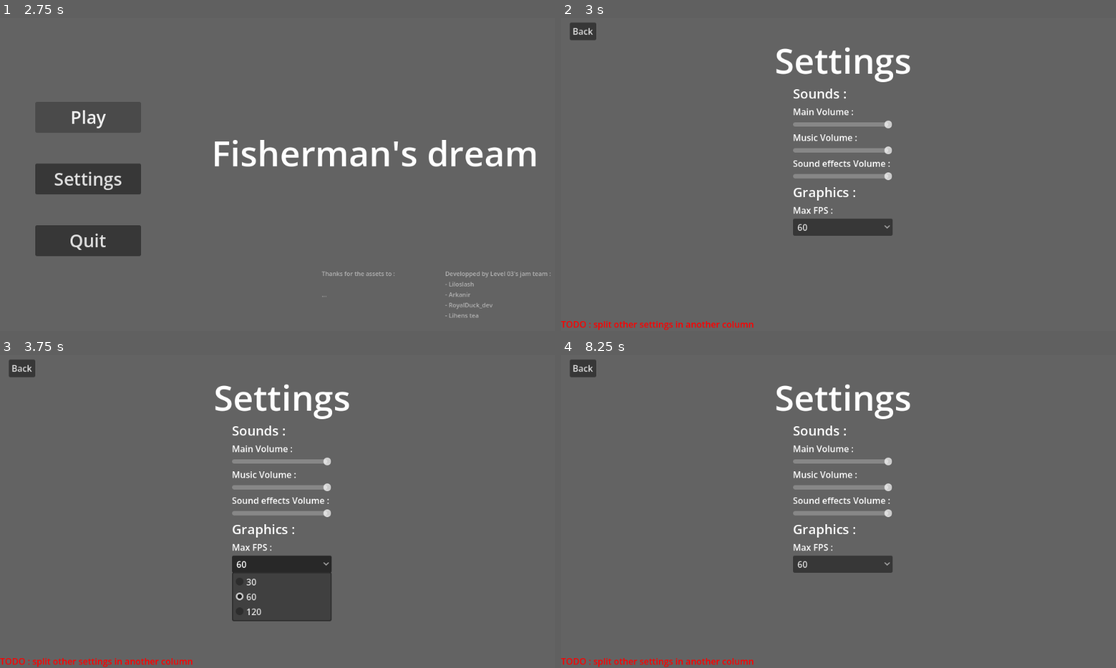
Above: before the commit, frames 1-4 (two rows, left to right).
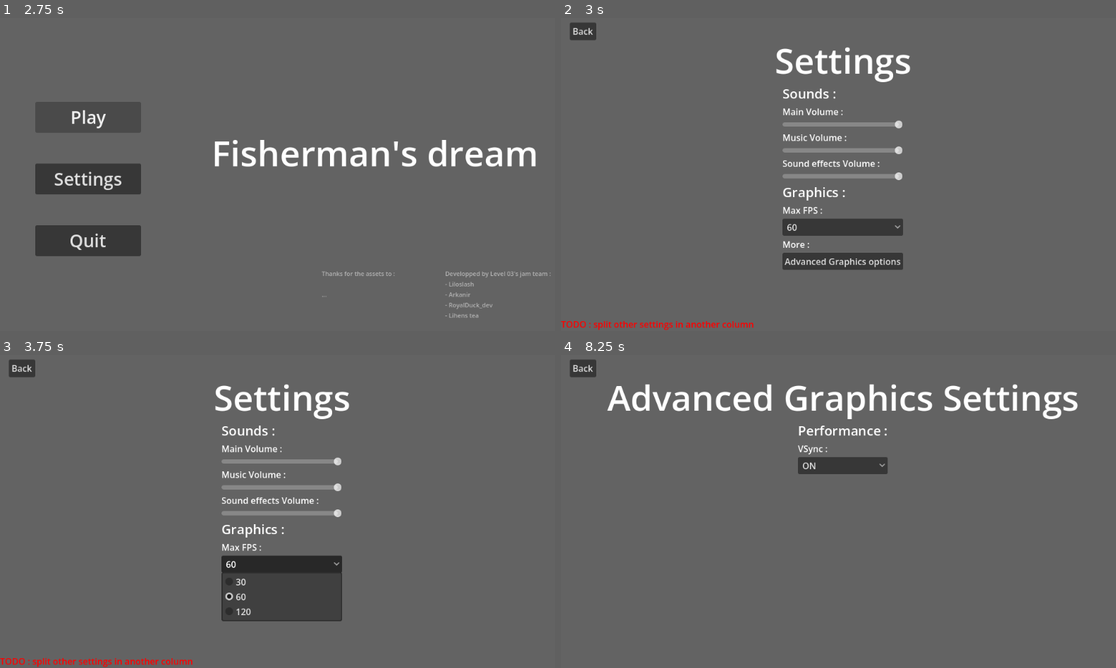
Above: after the commit, the same moments.

Repository: Royal-Duck/Fisherman-s-dream
Game: Godot game, scene res://scenes/UI/main_menu.tscn
The game is run twice, just before and just after one commit, with the same random seed, the same clock (stepped at 60 frames per second) and the same inputs.
Inputs (mouse positions are in pixels of both pictures, inside the frame that each line leads up to):
- Up to frame 1 (2.75 s): click "Play" at 0.5 s; click "Play" at 1.25 s; click "Play" at 2 s
- Up to frame 2 (3 s): click "Settings" at 2.75 s
- Up to frame 3 (3.75 s): click "60" at 3.5 s
- Up to frame 4 (8.25 s): click "Back" at 4.25 s; click "Play" at 5 s; click "Play" at 5.75 s; click "Play" at 6.5 s; click "Settings" at 7.25 s; click (844, 599) at 8 s, where only the run after the commit has a clickable "Advanced Graphics options"

Frame 1 is identical in both runs. In frame 2, 2.7% of the frame differs, in the area x 39-62%, y 22-81%; in frame 3, 2.4%; in frame 4, 6.8%, in the area x 0-94%, y 9-100%.

Commit message:
Added more graphics settings

Diff:
--- /dev/null
+++ b/scenes/UI/advanced_graphical_settings_menu.tscn
@@ -0,0 +1,85 @@
+[gd_scene format=3 uid="uid://cmfrfrojplvl2"]
+
+[ext_resource type="Script" uid="uid://nrgc32xbu0br" path="res://scripts/advanced_graphical_settings_menu.gd" id="1_cyx8e"]
+[ext_resource type="PackedScene" uid="uid://n20f0p83ggum" path="res://scenes/UI/menu_back_button.tscn" id="1_s414m"]
+
+[sub_resource type="LabelSettings" id="LabelSettings_l421m"]
+font_size = 24
+
+[sub_resource type="LabelSettings" id="LabelSettings_cyx8e"]
+font_size = 64
+
+[node name="AdvancedGraphicalSettingsMenu" type="Control" unique_id=1466711216]
+layout_mode = 3
+anchors_preset = 15
+anchor_right = 1.0
+anchor_bottom = 1.0
+grow_horizontal = 2
+grow_vertical = 2
+script = ExtResource("1_cyx8e")
+
+[node name="Background" type="ColorRect" parent="." unique_id=1966698691]
+layout_mode = 1
+anchors_preset = 15
+anchor_right = 1.0
+anchor_bottom = 1.0
+grow_horizontal = 2
+grow_vertical = 2
+color = Color(0.389287, 0.389287, 0.389287, 1)
+
+[node name="Columnus" type="HBoxContainer" parent="Background" unique_id=1202955158]
+layout_mode = 1
+anchors_preset = -1
+anchor_top = 0.222222
+anchor_right = 1.0
+anchor_bottom = 1.0
+grow_horizontal = 2
+grow_vertical = 2
+alignment = 1
+metadata/_edit_use_anchors_ = true
+
+[node name="Rows1" type="VBoxContainer" parent="Background/Columnus" unique_id=568100766]
+layout_mode = 2
+
+[node name="PerformanceCategory" type="Label" parent="Background/Columnus/Rows1" unique_id=1231469216]
+layout_mode = 2
+text = "Performance :"
+label_settings = SubResource("LabelSettings_l421m")
+
+[node name="VSyncIndication" type="Label" parent="Background/Columnus/Rows1" unique_id=880068423]
+layout_mode = 2
+text = "VSync : "
+
+[node name="VSyncSelector" type="OptionButton" parent="Background/Columnus/Rows1" unique_id=2111042854]
+layout_mode = 2
+selected = 1
+item_count = 2
+popup/item_0/text = "OFF"
+popup/item_0/id = 0
+popup/item_1/text = "ON"
+popup/item_1/id = 1
+
+[node name="MenuBackButton" parent="." unique_id=1527259494 instance=ExtResource("1_s414m")]
+layout_mode = 1
+anchor_left = 0.015625
+anchor_top = 0.0277778
+anchor_right = 0.062625
+anchor_bottom = 0.0837778
+
+[node name="Title" type="Label" parent="." unique_id=1091173013]
+layout_mode = 1
+anchors_preset = -1
+anchor_left = 0.07825005
+anchor_top = 0.069111116
+anchor_right = 0.92212504
+anchor_bottom = 0.22255601
+offset_left = -0.128052
+offset_top = 0.191998
+offset_right = -0.256042
+offset_bottom = -0.192017
+text = "Advanced Graphics Settings"
+label_settings = SubResource("LabelSettings_cyx8e")
+horizontal_alignment = 1
+metadata/_edit_use_anchors_ = true
+
+[connection signal="item_selected" from="Background/Columnus/Rows1/VSyncSelector" to="." method="_on_v_sync_selector_item_selected"]
--- a/scenes/UI/settings_menu.tscn
+++ b/scenes/UI/settings_menu.tscn
@@ -1,7 +1,8 @@
-[gd_scene load_steps=6 format=3 uid="uid://b438vw8n43rsk"]
+[gd_scene format=3 uid="uid://b438vw8n43rsk"]
 
-[ext_resource type="Script" path="res://scripts/settings_menu.gd" id="1_do58f"]
+[ext_resource type="Script" uid="uid://dyi6rlvfd600t" path="res://scripts/settings_menu.gd" id="1_do58f"]
 [ext_resource type="PackedScene" uid="uid://n20f0p83ggum" path="res://scenes/UI/menu_back_button.tscn" id="1_uy6x0"]
+[ext_resource type="PackedScene" uid="uid://cmfrfrojplvl2" path="res://scenes/UI/advanced_graphical_settings_menu.tscn" id="2_son7u"]
 
 [sub_resource type="LabelSettings" id="LabelSettings_yp7ae"]
 font_size = 64
@@ -12,7 +13,7 @@
 [sub_resource type="LabelSettings" id="LabelSettings_ypap6"]
 font_color = Color(1, 0, 0, 1)
 
-[node name="SettingsMenu" type="Control"]
+[node name="SettingsMenu" type="Control" unique_id=1661123578]
 layout_mode = 3
 anchors_preset = 15
 anchor_right = 1.0
@@ -20,8 +21,9 @@
 grow_horizontal = 2
 grow_vertical = 2
 script = ExtResource("1_do58f")
+advanced_graphics = ExtResource("2_son7u")
 
-[node name="Background" type="ColorRect" parent="."]
+[node name="Background" type="ColorRect" parent="." unique_id=1873182082]
 layout_mode = 1
 anchors_preset = 15
 anchor_right = 1.0
@@ -30,14 +32,14 @@
 grow_vertical = 2
 color = Color(0.389287, 0.389287, 0.389287, 1)
 
-[node name="MenuBackButton" parent="." instance=ExtResource("1_uy6x0")]
+[node name="MenuBackButton" parent="." unique_id=1591767046 instance=ExtResource("1_uy6x0")]
 layout_mode = 1
 anchor_left = 0.015625
 anchor_top = 0.0277778
 anchor_right = 0.062625
 anchor_bottom = 0.0837778
 
-[node name="Title" type="Label" parent="."]
+[node name="Title" type="Label" parent="." unique_id=1053011174]
 layout_mode = 1
 anchors_preset = -1
 anchor_left = 0.375125
@@ -53,7 +55,7 @@
 horizontal_alignment = 1
 metadata/_edit_use_anchors_ = true
 
-[node name="Columnus" type="HBoxContainer" parent="."]
+[node name="Columnus" type="HBoxContainer" parent="." unique_id=1831774664]
 layout_mode = 1
 anchors_preset = -1
 anchor_top = 0.222222
@@ -64,64 +66,73 @@
 alignment = 1
 metadata/_edit_use_anchors_ = true
 
-[node name="Rows1" type="VBoxContainer" parent="Columnus"]
+[node name="Rows1" type="VBoxContainer" parent="Columnus" unique_id=677938346]
 layout_mode = 2
 
-[node name="SoundCategory" type="Label" parent="Columnus/Rows1"]
+[node name="SoundCategory" type="Label" parent="Columnus/Rows1" unique_id=1991472592]
 layout_mode = 2
 text = "Sounds :"
 label_settings = SubResource("LabelSettings_1mesr")
 
-[node name="MainVolumeIndication" type="Label" parent="Columnus/Rows1"]
+[node name="MainVolumeIndication" type="Label" parent="Columnus/Rows1" unique_id=796472959]
 layout_mode = 2
 text = "Main Volume : "
 
-[node name="MainVolumeSlider" type="HSlider" parent="Columnus/Rows1"]
+[node name="MainVolumeSlider" type="HSlider" parent="Columnus/Rows1" unique_id=773832366]
 layout_mode = 2
 max_value = 1.0
 step = 0.01
 value = 1.0
 
-[node name="MusicVolumeIndication" type="Label" parent="Columnus/Rows1"]
+[node name="MusicVolumeIndication" type="Label" parent="Columnus/Rows1" unique_id=19109518]
 layout_mode = 2
 text = "Music Volume : "
 
-[node name="MusicVolumeSlider" type="HSlider" parent="Columnus/Rows1"]
+[node name="MusicVolumeSlider" type="HSlider" parent="Columnus/Rows1" unique_id=456993006]
 layout_mode = 2
 max_value = 1.0
 step = 0.01
 value = 1.0
 
-[node name="SfxVolumeIndication" type="Label" parent="Columnus/Rows1"]
+[node name="SfxVolumeIndication" type="Label" parent="Columnus/Rows1" unique_id=790254993]
 layout_mode = 2
 text = "Sound effects Volume : "
 
-[node name="SfxVolumeSlider" type="HSlider" parent="Columnus/Rows1"]
+[node name="SfxVolumeSlider" type="HSlider" parent="Columnus/Rows1" unique_id=1219832680]
 layout_mode = 2
 max_value = 1.0
 step = 0.01
 value = 1.0
 
-[node name="GraphicsCategory" type="Label" parent="Columnus/Rows1"]
+[node name="GraphicsCategory" type="Label" parent="Columnus/Rows1" unique_id=1364360070]
 layout_mode = 2
 text = "Graphics :"
 label_settings = SubResource("LabelSettings_1mesr")
 
-[node name="MaxFPSIndication" type="Label" parent="Columnus/Rows1"]
+[node name="MaxFPSIndication" type="Label" parent="Columnus/Rows1" unique_id=373464747]
 layout_mode = 2
 text = "Max FPS : "
 
-[node name="MaxFPSSelector" type="OptionButton" parent="Columnus/Rows1"]
+[node name="MaxFPSSelector" type="OptionButton" parent="Columnus/Rows1" unique_id=789849971]
 layout_mode = 2
 selected = 1
 item_count = 3
 popup/item_0/text = "30"
+popup/item_0/id = 0
 popup/item_1/text = "60"
 popup/item_1/id = 1
 popup/item_2/text = "120"
 popup/item_2/id = 2
 
-[node name="WIP" type="Label" parent="."]
+[node name="AdvancedGraphicsIndication" type="Label" parent="Columnus/Rows1" unique_id=651626475]
+layout_mode = 2
+text = "More : "
+
+[node name="AdvancedGraphicsButton" type="Button" parent="Columnus/Rows1" unique_id=546200571]
+layout_mode = 2
+text = "Advanced Graphics options"
+
+[node name="WIP" type="Label" parent="." unique_id=133283002]
 layout_mode = 1
 anchors_preset = -1
 anchor_top = 0.958
@@ -138,3 +149,4 @@
 [connection signal="drag_ended" from="Columnus/Rows1/MusicVolumeSlider" to="." method="_on_music_volume_slider_drag_ended"]
 [connection signal="drag_ended" from="Columnus/Rows1/SfxVolumeSlider" to="." method="_on_sfx_volume_slider_drag_ended"]
 [connection signal="item_selected" from="Columnus/Rows1/MaxFPSSelector" to="." method="_on_max_fps_selector_item_selected"]
+[connection signal="pressed" from="Columnus/Rows1/AdvancedGraphicsButton" to="." method="_on_advanced_graphics_button_pressed"]
--- /dev/null
+++ b/scripts/advanced_graphical_settings_menu.gd
@@ -0,0 +1,8 @@
+extends Control
+
+func _ready() -> void:
+	$Background/Columnus/Rows1/VSyncSelector.selected = int(Settings.vertical_sync)
+
+func _on_v_sync_selector_item_selected(index: int) -> void:
+	Settings.vertical_sync = bool($Background/Columnus/Rows1/VSyncSelector.get_item_id(index))
+	Settings.save_settings()
--- a/scripts/settings.gd
+++ b/scripts/settings.gd
@@ -4,6 +4,7 @@
 var config_file := ConfigFile.new()
 
 var max_fps : int = 60
+var vertical_sync : bool = true
 var main_volume : float = 1.0
 var music_volume : float = 1.0
 var sfx_volume : float = 1.0
@@ -13,6 +14,7 @@
 
 func save_settings() -> void:
 	config_file.set_value("Graphics", "MaxFPS", max_fps)
+	config_file.set_value("Graphics", "VSync", vertical_sync)
 	config_file.set_value("Sound", "MainVolume", main_volume)
 	config_file.set_value("Sound", "MusicVolume", music_volume)
 	config_file.set_value("Sound", "SfxVolume", sfx_volume)
@@ -22,6 +24,7 @@
 func load_settings() -> void:
 	config_file.load(config_file_path)
 	max_fps = config_file.get_value("Graphics", "MaxFPS")
+	vertical_sync = config_file.get_value("Graphics", "VSync")
 	main_volume = config_file.get_value("Sound", "MainVolume")
 	music_volume = config_file.get_value("Sound", "MusicVolume")
 	sfx_volume = config_file.get_value("Sound", "SfxVolume")
--- a/scripts/settings_menu.gd
+++ b/scripts/settings_menu.gd
@@ -1,4 +1,6 @@
 extends Control
+
+@export var advanced_graphics : PackedScene
 
 var save_cooldown : float = 0.0
 
@@ -30,3 +32,6 @@
 	if value_changed:
 		Settings.sfx_volume = $Columnus/Rows1/SfxVolumeSlider.value
 		Settings.save_settings()
+
+func _on_advanced_graphics_button_pressed() -> void:
+	GameState.switch_to_menu(get_tree().current_scene, advanced_graphics)
Not shown, added: scripts/advanced_graphical_settings_menu.gd.uid
Not shown, added: scripts/game_state.gd.uid
Not shown, added: scripts/main_menu.gd.uid
Not shown, added: scripts/menu_back_button.gd.uid
Not shown, added: scripts/settings.gd.uid
Not shown, added: scripts/settings_menu.gd.uid
